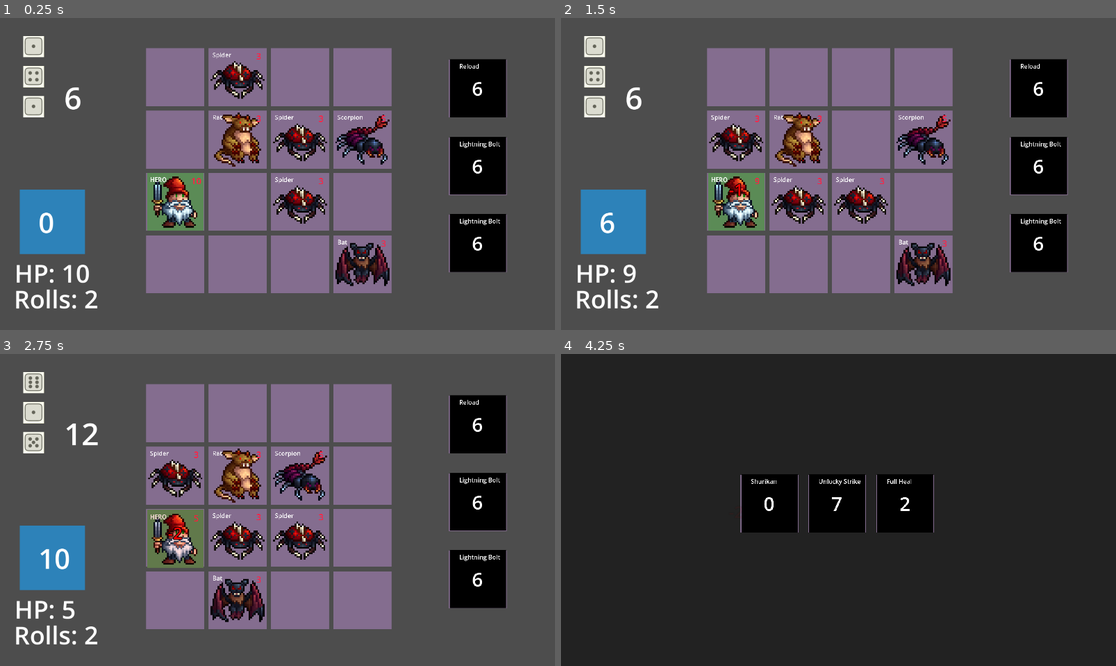
Above: before the commit, frames 1-4 (two rows, left to right).
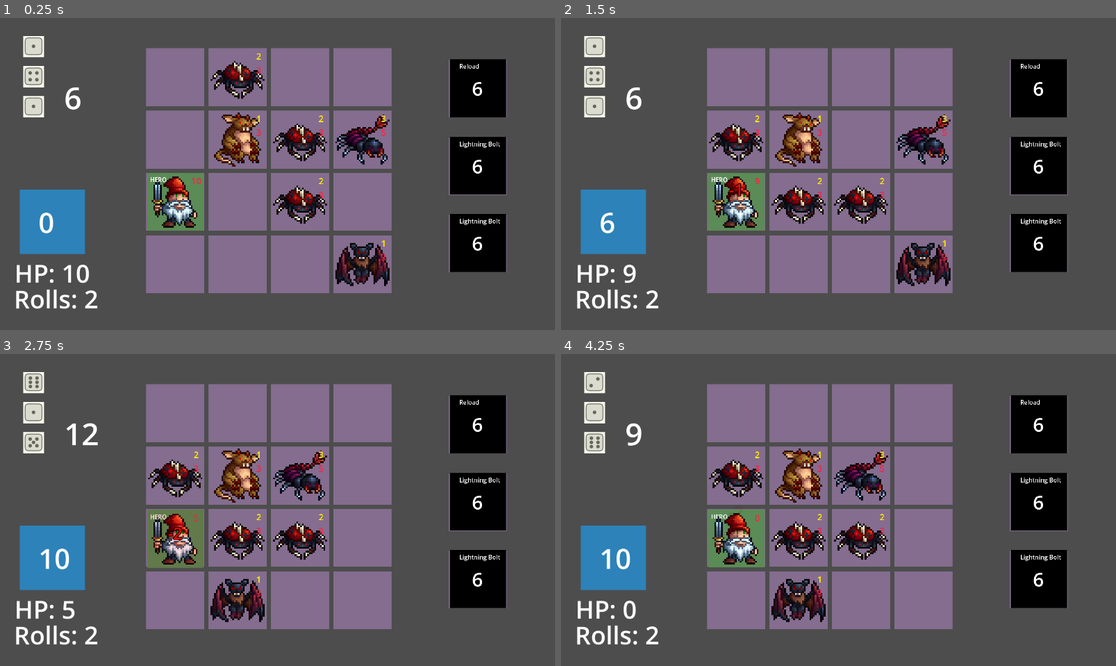
Above: after the commit, the same moments.

Repository: Ocktom/nextdice
Game: Godot game, scene res://Scenes/world.tscn
Same seed, same stepped clock (60 frames per second), same inputs: the game is played once before the commit and once after it. The project has no main scene, so this scene is started directly.
Inputs (mouse positions are in pixels of both pictures, inside the frame that each line leads up to):
- Up to frame 1 (0.25 s): no input
- Up to frame 2 (1.5 s): tap Enter (enter) at 0.5, 0.6 s; move the mouse to (738, 77) at 0.52 s; tap F (f) at 0.8, 1.35 s; move the mouse to (738, 139) at 1.27 s
- Up to frame 3 (2.75 s): click (177, 475) at 1.55 s; move the mouse to (177, 538) at 2.02 s; press the mouse at (177, 538) at 2.03 s; tap Enter (enter) at 2.3 s
- Up to frame 4 (4.25 s): move the mouse to (738, 600) at 2.77 s; release the mouse at (738, 600) at 2.78 s; tap Enter (enter) at 2.85 s; tap F (f) at 3.05, 3.6 s; move the mouse to (799, 413) at 3.52 s; press the mouse at (799, 413) at 3.53 s

The runs differ from the first frame. In frame 1, 0.3% of the frame differs, in the area x 38-70%, y 11-78%; in frame 2, 0.3%; in frame 3, 0.3%; in frame 4, 99%, in the area x 0-100%, y 0-100%.
Error before the commit: Invalid call. Nonexistent function 'execute' in base 'Node'. (res://Systems/Action)

Commit message:
passive and action system overhaul almost done

Diff:
--- a/Scripts/Autoloads/Enums.gd
+++ b/Scripts/Autoloads/Enums.gd
@@ -12,7 +12,7 @@
 
 enum ItemType {FACE_UPGRADE, ONE_TIME, RELIC}
 enum SpellType {LIGHTNING, FIREBALL, HEAL}
-enum Trigger {HERO_MOVE, ENEMY_MOVE, HERO_TAKE_DAMAGE, HERO_TAKE_ATTACK, ENEMY_TAKE_DAMAGE, ENEMY_TAKE_ATTACK, ENEMY_DEATH, DICE_ROLlED, SUM_ROLLED}
+enum Trigger {HERO_MOVE, ENEMY_MOVE, HERO_DAMAGED, UNIT_ATTACKED, HERO_ATTACKED, ENEMY_DAMAGED, ENEMY_ATTACKED, ENEMY_DEATH, DICE_ROLlED, SUM_ROLLED}
 
 # Called when the node enters the scene tree for the first time.
 
--- a/Scripts/Autoloads/InputManager.gd
+++ b/Scripts/Autoloads/InputManager.gd
@@ -104,7 +104,7 @@
 							if hovered_cell.is_adjacent(Global.hero_unit.current_cell, true):
 								print ("dice dropped on enemy")
 								dragging_dice.use()
-								hovered_cell.occupant.take_attack(dragging_dice.current_face.pips)
+								ActionManager.request_action("attack",{"target" : hovered_cell.occupant, "amount" : dragging_dice.current_face.pips},Global.hero_unit)
 								Global.world.call_deferred("victory_check")
 							else:
 								Global.float_text("Out of Range", Global.hero_unit.global_position)
--- a/Scripts/unit_manager.gd
+++ b/Scripts/unit_manager.gd
@@ -41,8 +41,14 @@
 	unit.movement = data["movement"]
 	unit.range_type = data["range_type"]
 
-	unit.action_1 = data["action_1"]
-	unit.action_2 = data["action_2"]
+	unit.action_1_name = data["action_1_name"]
+	if not unit.action_1_name == "":
+		unit.action_1_context = data["action_1_context"]
+
+	if not unit.action_2_name == "":
+		unit.action_2_context = data["action_2_context"]
+
+	unit.passive_1_name = data["passive_1_name"]
 
 	#APPLY ROUND DIFFICULTY STATS
 
@@ -56,3 +62,4 @@
 	await cell.fill_with_unit(unit)
 	Global.world.unit_layer.add_child(unit)
 	unit.unit_sprite.texture = load(sprite_path)
+	unit.set_passives()
--- /dev/null
+++ b/Systems/Action System/Action Scripts/action_attack.gd
@@ -0,0 +1,12 @@
+extends Action
+
+var action_name := "attack"
+
+func execute(context: Dictionary, action_source: Node = null):
+
+	var user = action_source
+	var target = context["target"]
+
+	await target.take_attack(context["amount"])
+	PassiveManager.unit_attacked.emit(target,self)
+	PassiveManager.enemy_attacked.emit(target)
--- /dev/null
+++ b/Systems/Action System/Action Scripts/action_enemy_death.gd
@@ -0,0 +1,11 @@
+extends Action
+
+var action_name := "enemy_death"
+
+func execute(context: Dictionary, action_source: Node = null):
+	print ("enemy death executed")
+	var target = action_source
+
+	await target.current_cell.clear_cell()
+	target.queue_free()
+	PassiveManager.enemy_death.emit()
--- a/Systems/Action System/Action Scripts/action_heal_self.gd
+++ b/Systems/Action System/Action Scripts/action_heal_self.gd
@@ -1,9 +1,13 @@
-extends Node
+extends Action
 
 var action_name := "heal_self"
 
-func execute(context: Dictionary):
+func execute(context: Dictionary, action_source: Node = null):
 
-	var user = context["source"]
+	var user = action_source
+
 	if user.hp < user.max_hp:
 		user.hp = min(user.max_hp, user.hp + context["amount"])
+		Global.animate(user,Enums.Anim.FLASH,Color.GREEN)
+		Global.float_text(str("+",context["amount"]),user.global_position,Color.GREEN)
+		user.update()
--- /dev/null
+++ b/Systems/Action System/Action Scripts/action_increase_attack_self.gd
@@ -0,0 +1,16 @@
+extends Action
+
+var action_name := "increase_attack_self"
+
+func execute(context: Dictionary, action_source: Node = null):
+
+	print ("executing action script of ", action_name, " with context ", context)
+
+	var user = action_source
+
+	if user.atk > 1:
+		user.atk += context["amount"]
+		Global.animate(user,Enums.Anim.FLASH,Color.ORANGE_RED)
+		Global.float_text(str("+",context["amount"], " ATK"),user.global_position,Color.ORANGE_RED)
+		user.update()
+		await Global.timer(.5)
--- a/Systems/Action System/Action.gd
+++ b/Systems/Action System/Action.gd
@@ -9,5 +9,5 @@
 func _process(delta: float) -> void:
 	pass
 
-func perform_action(context: Dictionary):
+func execute(context: Dictionary, action_source : Node = null):
 	pass
--- a/Systems/Action System/action_manager.gd
+++ b/Systems/Action System/action_manager.gd
@@ -5,21 +5,12 @@
 	unit.queue_free()
 	Global.world.victory_check()
 
-func request_action(action_name: String, context_dictionary : Dictionary):
-	create_action(action_name, context_dictionary)
+func request_action(action_name: String, context_dictionary : Dictionary, action_source: Node = null):
+	create_action(action_name, context_dictionary, action_source)
 
-func heal_unit(unit : Unit, amount : int):
-	unit.hp = max(unit.max_hp, unit.hp + amount)
-	Global.animate(unit, Enums.Anim.FLASH,Color.GREEN_YELLOW)
-	Global.float_text(str("+ ", amount),unit.global_position,Color.GREEN)
-	unit.update_visuals()
-	await Global.timer(.1)
-
-func empower_unit(unit : Unit, amount : int):
-	unit.turn_bonus += amount
-
-func create_action(action_name : String, context_dictionary: Dictionary):
+func create_action(action_name : String, context_dictionary: Dictionary, action_source : Node = null):
 	var script_path = str("res://Systems/Action System/Action Scripts/action_", action_name, ".gd")
+	print ("loading path script", script_path)
 	var action = Action.new()
 	action.set_script(load(script_path))
-	action.execute()
+	action.execute(context_dictionary, action_source)
--- a/Systems/Dice_System/Dice.gd
+++ b/Systems/Dice_System/Dice.gd
@@ -49,12 +49,12 @@
 	#dice_color.color = Global.colors.pick_random()
 	current_face = faces.pick_random()
 	face_node.face_sprite.frame = current_face.pips
-	await update_visuals()
+	await update()
 
 func setup_visuals():
 	pass
 
-func update_visuals():
+func update():
 	face_node.face_sprite.frame = current_face.pips-1
 
 func highlight():
--- a/Systems/Item System/Shop_Screen.tscn
+++ b/Systems/Item System/Shop_Screen.tscn
@@ -1,6 +1,6 @@
 [gd_scene load_steps=3 format=3 uid="uid://dr1kdty3xqiul"]
 
-[ext_resource type="Script" uid="uid://cnr5h0sragvqx" path="res://Scenes/Shop_Screen.gd" id="1_cb6ln"]
+[ext_resource type="Script" uid="uid://cnr5h0sragvqx" path="res://Systems/Item System/Shop_Screen.gd" id="1_cb6ln"]
 [ext_resource type="PackedScene" uid="uid://g3dp16v3wnq0" path="res://Systems/Item System/Item_Slot.tscn" id="1_p5thw"]
 
 [node name="Shop_Screen" type="Node2D"]
--- /dev/null
+++ b/Systems/Passive_System/Passive.gd
@@ -0,0 +1,5 @@
+extends Node
+class_name Passive
+
+var source
+var passive_name : String
--- a/Systems/Passive_System/Passive_Scripts/Passive.gd
+++ /dev/null
@@ -1,4 +0,0 @@
-extends Node
-class_name Passive
-
-# Called when the node enters the scene tree for the first time.
--- a/Systems/Passive_System/Passive_Scripts/Passive_hero_return_damage.gd
+++ /dev/null
@@ -1,14 +0,0 @@
-extends Passive
-
-var passive_name := "hero_return_damage"
-var trigger := Enums.Trigger.HERO_TAKE_DAMAGE
-
-
-# Called every frame. 'delta' is the elapsed time since the previous frame.
-func _process(delta: float) -> void:
-	pass
-
-func trigger_passive(context: Dictionary):
-	var source = context["source"]
-	if source is Enemy:
-		ActionManager.actio
--- /dev/null
+++ b/Systems/Passive_System/Passive_Scripts/passive_enrage.gd
@@ -0,0 +1,21 @@
+extends Passive
+
+func set_trigger():
+	print ("enrage trigger set on ", source.unit_name)
+	PassiveManager.connect("enemy_attacked",_on_triggered)
+
+func _on_triggered(unit_damaged : Unit):
+
+	if not is_instance_valid(source):
+		return
+
+	if source.hp < 1:
+		return
+
+	if unit_damaged == source:
+		await Global.timer(.5)
+		Global.float_text("ENRAGED",source.global_position,Color.ORANGE_RED)
+		source.atk += 2
+		Global.animate(source,Enums.Anim.FLASH,Color.ORANGE_RED)
+		source.update()
+		await Global.timer(.5)
--- /dev/null
+++ b/Systems/Passive_System/Passive_Scripts/passive_scavenge.gd
@@ -0,0 +1,22 @@
+extends Passive
+
+func set_trigger():
+	print ("scavenge trigger set on ", source.unit_name)
+	PassiveManager.connect("enemy_death",_on_triggered)
+
+func _on_triggered():
+
+
+	if not is_instance_valid(source):
+		return
+
+	if source.dying_this_turn:
+		return
+
+	print ("scavenge trigger proc'd")
+	source.hp += 1
+	source.atk += 1
+	Global.animate(source,Enums.Anim.POP)
+	Global.animate(source,Enums.Anim.FLASH)
+	Global.float_text("GROW",source.global_position,Color.YELLOW)
+	source.update()
--- /dev/null
+++ b/Systems/Passive_System/Passive_Scripts/passive_spikes.gd
@@ -0,0 +1,9 @@
+extends Passive
+
+
+func set_trigger():
+	PassiveManager.connect("unit_attacked",_on_triggered)
+
+func _on_triggered(unit_attacked: Unit, unit_attacking: Unit):
+	if unit_attacked == source:
+		unit_attacking.take_non_attack_damage(2)
--- a/Systems/Passive_System/passive_manager.gd
+++ b/Systems/Passive_System/passive_manager.gd
@@ -1,5 +1,14 @@
 extends Node
 
+signal enemy_damaged
+signal hero_damaged
+signal unit_damaged
+
+signal enemy_attacked
+signal hero_attacked
+signal unit_attacked
+
+signal enemy_death
 
 # Called when the node enters the scene tree for the first time.
 func _ready() -> void:
@@ -8,6 +17,3 @@
 # Called every frame. 'delta' is the elapsed time since the previous frame.
 func _process(delta: float) -> void:
 	pass
-
-func trigger_check(trigger_type : Enums.Trigger):
-	pass
--- a/Systems/Unit_System/Unit.gd
+++ b/Systems/Unit_System/Unit.gd
@@ -7,7 +7,6 @@
 var highlight := false
 var sprite_path : String
 var range_type : Enums.RangeType
-
 
 var border_color : Color = Color.WHITE
 var normal_color : Color = Color.BLACK
@@ -22,11 +21,14 @@
 @onready var background_rect: ColorRect = $Background_Rect
 @onready var border_rect: ColorRect = $border_rect
 
+@onready var atk_label: Label = $VBoxContainer/ATK_Label
+
+
 func _ready():
 
 	Global.all_units.append(self)
 
-	await update_visuals()
+	await update()
 
 func destroy(overkill := false):
 
@@ -57,7 +59,7 @@
 	current_cell.occupant = self
 	position = current_cell.global_position
 
-func update_visuals():
+func update():
 
 	unit_name_label.text = str(unit_name)
 	hp_label.text = str(Global.player_hp)
--- a/Systems/Unit_System/Unit.tscn
+++ b/Systems/Unit_System/Unit.tscn
@@ -1,9 +1,13 @@
-[gd_scene load_steps=4 format=3 uid="uid://bxtiwr8dj6nji"]
+[gd_scene load_steps=5 format=3 uid="uid://bxtiwr8dj6nji"]
 
 [ext_resource type="Script" uid="uid://bjndjqq3i8qmi" path="res://Systems/Unit_System/Unit.gd" id="1_n7hr6"]
 
 [sub_resource type="LabelSettings" id="LabelSettings_1xpod"]
 font_size = 21
+
+[sub_resource type="LabelSettings" id="LabelSettings_3a2ma"]
+font_size = 31
+font_color = Color(1, 0.90588236, 0, 1)
 
 [sub_resource type="LabelSettings" id="LabelSettings_4im1a"]
 font_size = 31
@@ -83,6 +87,12 @@
 offset_right = 93.0
 offset_bottom = -51.0
 
+[node name="ATK_Label" type="Label" parent="VBoxContainer"]
+layout_mode = 2
+text = "12"
+label_settings = SubResource("LabelSettings_3a2ma")
+horizontal_alignment = 1
+
 [node name="HP_Label" type="Label" parent="VBoxContainer"]
 layout_mode = 2
 text = "12"
--- a/Systems/Unit_System/Unit_Enemy.gd
+++ b/Systems/Unit_System/Unit_Enemy.gd
@@ -8,14 +8,27 @@
 var atk := 1
 var atk_range := 1
 
+var dying_this_turn := false
+
 var move_diag := false
 var can_attack_diag := true
 
 var turn_bonus := 0
 var round_bonus := 0
 
-var action_1 : String
-var action_2 : String
+var action_1_name : String
+var action_1_context : Dictionary
+
+var passive_1_name : String
+var passive_1 : Passive
+var passive_1_trigger : Enums.Trigger
+
+var passive_2_name : String
+var passive_2 : Passive
+
+var action_2_name : String
+var action_2_context : Dictionary
+
 
 var projectile := false
 var movement := 2
@@ -25,7 +38,27 @@
 
 var acted_this_turn := false
 
+func set_passives():
+
+	if not passive_1_name == "":
+		passive_1 = Passive.new()
+		var script_path = str("res://Systems/Passive_System/Passive_Scripts/passive_",passive_1_name,".gd")
+		print ("setting passive script_path for ", script_path)
+		passive_1.set_script(load(script_path))
+		passive_1.passive_name = passive_1_name
+		print ("passive_1 is ", passive_1, " with name of ", passive_1.passive_name)
+		passive_1.source = self
+		passive_1.set_trigger()
+
+	if not passive_2_name == "":
+		passive_2 = Passive.new()
+		var script_path = str("res://Systems/Passive_System/Passive_Scripts/",passive_2_name,".gd")
+		passive_2.set_script(load(script_path))
+		passive_1.source = self
+		passive_2.set_trigger()
+
 func plan_action():
+
 	print("enemy planning action")
 
 	var hero = Global.hero_unit
@@ -131,13 +164,18 @@
 
 func enemy_actions():
 
-	if action_1 != "":
-		await ActionManager.request_action(action_2, {"source " : self})
-
-	if action_1 != "":
-		await ActionManager.request_action(action_2, {"source " : self})
+	if action_1_name != "":
+		await ActionManager.request_action(action_1_name, action_1_context, self)
+
+	if action_2_name != "":
+		await ActionManager.request_action(action_1_name, action_2_context, self)
 
 func take_attack(amount : int):
+
+	hp = max(0,hp-amount)
+
+	if hp < 1:
+		dying_this_turn = true
 
 	print ("was damaged")
 	Global.animate(self,Enums.Anim.SHAKE)
@@ -145,19 +183,31 @@
 	await Global.float_text("Damage",global_position,Color.RED)
 	await Global.timer(.5)
 
+	if dying_this_turn:
+		print ("unit has less then 1 hp, calling enemy death on manager")
+		ActionManager.request_action("enemy_death",{},self)
+
+	update()
+
+func take_non_attack_damage(amount : int):
+
+	print ("was damaged")
+	Global.animate(self,Enums.Anim.SHAKE)
+	await Global.animate(self,Enums.Anim.FLASH,Color.RED)
+	await Global.float_text("Damage",global_position,Color.RED)
+	await Global.timer(.5)
+
 	hp = max(0,hp-amount)
 
 	if hp < 1:
 
-		destroy()
-
-	update_visuals()
-
-func destroy(overkill := false):
-
-	ActionManager.destroy_enemy(self)
-
-func update_visuals():
+		print ("unit has less then 1 hp, calling enemy death on manager")
+		ActionManager.request_action("enemy_death",{},self)
+
+	update()
+
+func update():
 
 	unit_name_label.text = str(unit_name)
 	hp_label.text = str(hp)
+	atk_label.text = str(atk)
--- a/Systems/Unit_System/Unit_Enemy.tscn
+++ b/Systems/Unit_System/Unit_Enemy.tscn
@@ -1,10 +1,14 @@
-[gd_scene load_steps=5 format=3 uid="uid://ftjtt0qa83u7"]
+[gd_scene load_steps=6 format=3 uid="uid://ftjtt0qa83u7"]
 
 [ext_resource type="Script" uid="uid://cp2heh7xwpfq0" path="res://Systems/Unit_System/Unit_Enemy.gd" id="1_y87hi"]
 [ext_resource type="Texture2D" uid="uid://b8of4vq6d1us3" path="res://Art/Enemy_Sprites/Bat.png" id="2_t6kcj"]
 
 [sub_resource type="LabelSettings" id="LabelSettings_1xpod"]
 font_size = 21
+
+[sub_resource type="LabelSettings" id="LabelSettings_t6kcj"]
+font_size = 31
+font_color = Color(1, 0.90588236, 0, 1)
 
 [sub_resource type="LabelSettings" id="LabelSettings_4im1a"]
 font_size = 31
@@ -78,6 +82,7 @@
 color = Color(0.67673594, 0.53392845, 0.23370892, 1)
 
 [node name="Unit_Name_Label" type="Label" parent="."]
+visible = false
 offset_left = -87.0
 offset_top = -92.0
 offset_right = 36.0
@@ -91,6 +96,12 @@
 offset_right = 93.0
 offset_bottom = -51.0
 
+[node name="ATK_Label" type="Label" parent="VBoxContainer"]
+layout_mode = 2
+text = "12"
+label_settings = SubResource("LabelSettings_t6kcj")
+horizontal_alignment = 1
+
 [node name="HP_Label" type="Label" parent="VBoxContainer"]
 layout_mode = 2
 text = "12"
--- a/Systems/Unit_System/Unit_Hero.gd
+++ b/Systems/Unit_System/Unit_Hero.gd
@@ -6,10 +6,10 @@
 	Global.animate(self,Enums.Anim.SHAKE)
 	Global.animate(self,Enums.Anim.FLASH,Color.RED)
 	Global.player_hp = max(0,Global.player_hp - amount)
-	update_visuals()
+	update()
 	Global.player_ui.update()
 
-func update_visuals():
+func update():
 
 	unit_name_label.text = str(unit_name)
 	hp_label.text = str(Global.player_hp)
--- a/Systems/Unit_System/enemy_data_dictionary.gd
+++ b/Systems/Unit_System/enemy_data_dictionary.gd
@@ -1,7 +1,6 @@
 extends Node
 
 var data : Dictionary = {
-
   "Rat": {
 	"enemy_name": "Rat",
 	"hp": 3,
@@ -9,8 +8,11 @@
 	"atk_range": 1,
 	"movement": 1,
 	"range_type": "CARDINAL",
-	"action_1": "",
-	"action_2": ""
+	"action_1_name": "",
+	"action_1_context": "",
+	"action_2_name": "",
+	"action_2_context": "",
+	"passive_1_name": "scavenge"
   },
   "Bat": {
 	"enemy_name": "Bat",
@@ -19,8 +21,11 @@
 	"atk_range": 1,
 	"movement": 3,
 	"range_type": "REACH",
-	"action_1": "",
-	"action_2": ""
+	"action_1_name": "",
+	"action_1_context": "",
+	"action_2_name": "",
+	"action_2_context": "",
+	"passive_1_name": ""
   },
   "Bee": {
 	"enemy_name": "Bee",
@@ -29,8 +34,13 @@
 	"atk_range": 1,
 	"movement": 3,
 	"range_type": "REACH",
-	"action_1": "heal_self",
-	"action_2": ""
+	"action_1_name": "heal_self",
+	"action_1_context": {
+	  "amount": 1
+	},
+	"action_2_name": "",
+	"action_2_context": "",
+	"passive_1_name": "spikes"
   },
   "Boar": {
 	"enemy_name": "Boar",
@@ -39,8 +49,13 @@
 	"atk_range": 1,
 	"movement": 3,
 	"range_type": "CARDINAL",
-	"action_1": "",
-	"action_2": ""
+	"action_1_name": "increase_attack_self",
+	"action_1_context": {
+	  "amount": 2
+	},
+	"action_2_name": "",
+	"action_2_context": "",
+	"passive_1_name": ""
   },
   "Scorpion": {
 	"enemy_name": "Scorpion",
@@ -49,8 +64,13 @@
 	"atk_range": 2,
 	"movement": 3,
 	"range_type": "CARDINAL",
-	"action_1": "",
-	"action_2": ""
+	"action_1_name": "heal_self",
+	"action_1_context": {
+	  "amount": 3
+	},
+	"action_2_name": "",
+	"action_2_context": "",
+	"passive_1_name": "spikes"
   },
   "Spider": {
 	"enemy_name": "Spider",
@@ -59,8 +79,11 @@
 	"atk_range": 5,
 	"movement": 3,
 	"range_type": "SURROUND",
-	"action_1": "heal_self",
-	"action_2": ""
+	"action_1_name": "",
+	"action_1_context": "",
+	"action_2_name": "",
+	"action_2_context": "",
+	"passive_1_name": ""
   },
   "Snake": {
 	"enemy_name": "Snake",
@@ -69,7 +92,10 @@
 	"atk_range": 1,
 	"movement": 5,
 	"range_type": "SURROUND",
-	"action_1": "",
-	"action_2": ""
+	"action_1_name": "",
+	"action_1_context": "",
+	"action_2_name": "",
+	"action_2_context": "",
+	"passive_1_name": "enrage"
   }
 }
Not shown, added: Systems/Action System/Action Scripts/action_attack.gd.uid
Not shown, added: Systems/Action System/Action Scripts/action_enemy_death.gd.uid
Not shown, added: Systems/Action System/Action Scripts/action_increase_attack_self.gd.uid
Renamed: Scenes/Shop_Screen.gd -> Systems/Item System/Shop_Screen.gd
Renamed: Scenes/Shop_Screen.gd.uid -> Systems/Item System/Shop_Screen.gd.uid
Renamed: Systems/Passive_System/Passive_Scripts/Passive.gd.uid -> Systems/Passive_System/Passive.gd.uid
Renamed: Systems/Passive_System/Passive_Scripts/Passive_hero_return_damage.gd.uid -> Systems/Passive_System/Passive_Scripts/passive_enrage.gd.uid
Not shown, added: Systems/Passive_System/Passive_Scripts/passive_scavenge.gd.uid
Not shown, added: Systems/Passive_System/Passive_Scripts/passive_spikes.gd.uid
